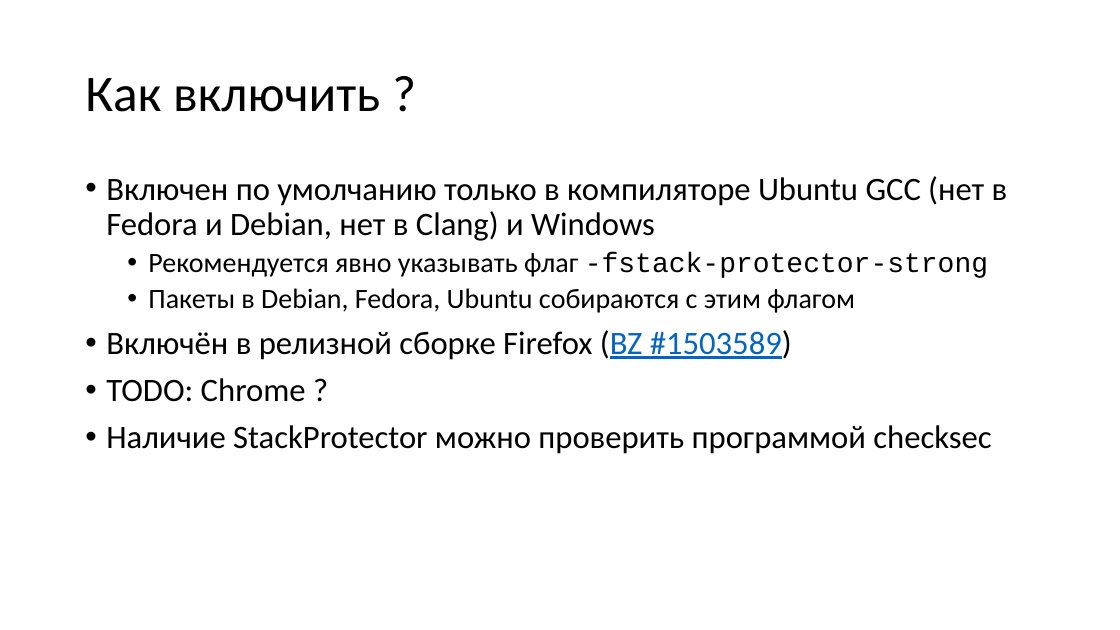
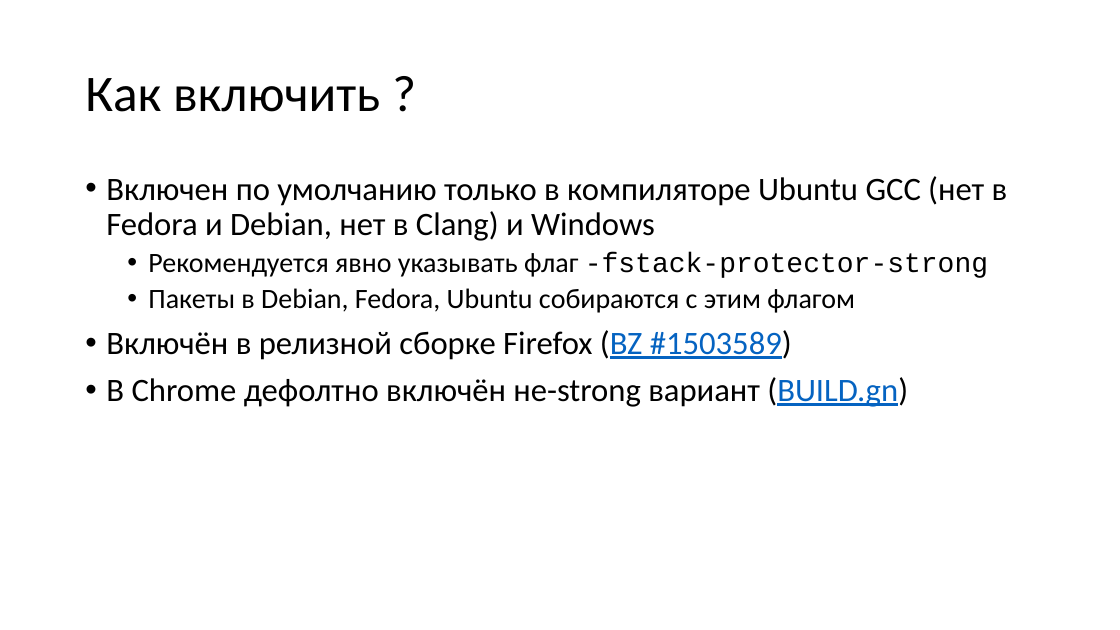
Before and after one commit to yugr/slides, a slide deck: slide 23 of CppZeroCost/2025/RU.pptx. Drawn at 1120x630 pixels with LibreOffice and Linux fonts; fonts in the diff are those of the drawing. Boxes give left, top, right and bottom in pixels: in the first picture for what was removed or moved away, otherwise in the second. Text is boxed around its words. In the diff, an @@ line names an element or a change of style, - is before the commit and + after.

```diff
--- a/CppZeroCost/2025/RU.pptx
+++ b/CppZeroCost/2025/RU.pptx
@@ text at [106, 377, 908, 407]: text changed @@
-• TODO: Chrome ?
-• Наличие StackProtector можно проверить программой checksec
+• В Chrome дефолтно включён не-strong вариант (BUILD.gn)
```
Also in this commit, not shown: 16 other slides changed, 4 slides added, 1 slide removed, 3 other files.
